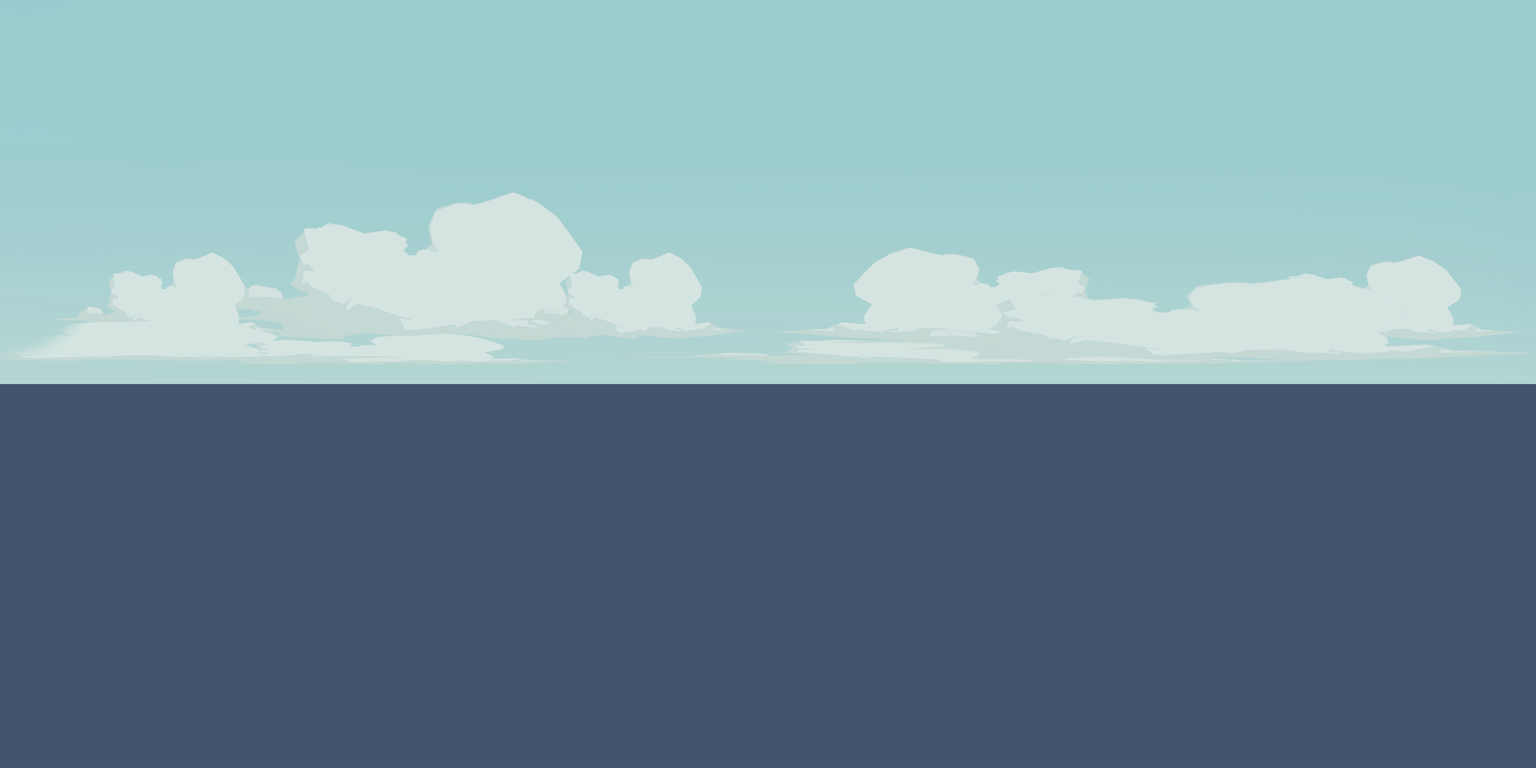
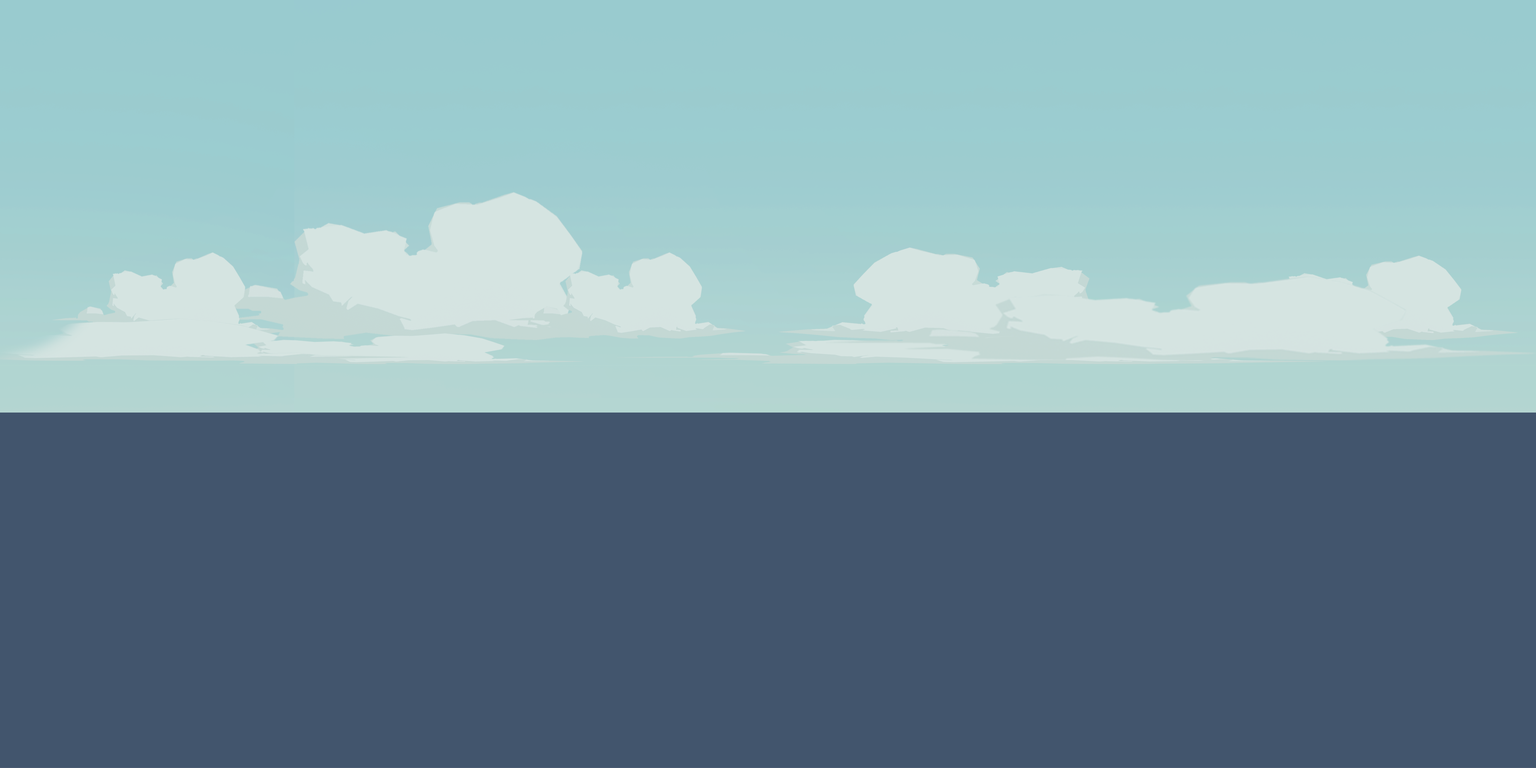
Comparing the layer stacks of the two (1536, 768) images. Changes:
painted on "Calque 4" over bbox(0, 383, 1536, 768)
painted on "Calque 2" over bbox(0, 131, 1536, 413)
